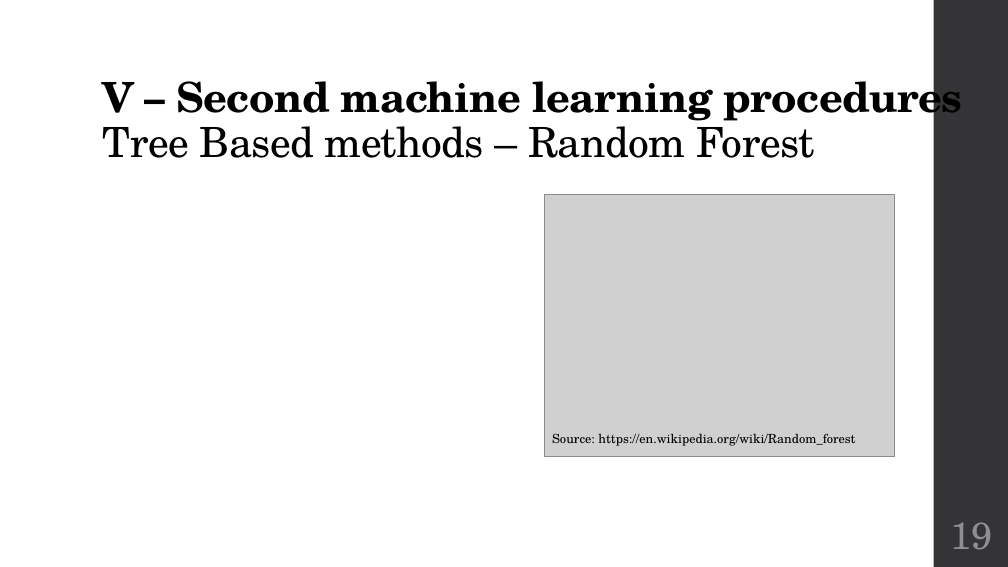
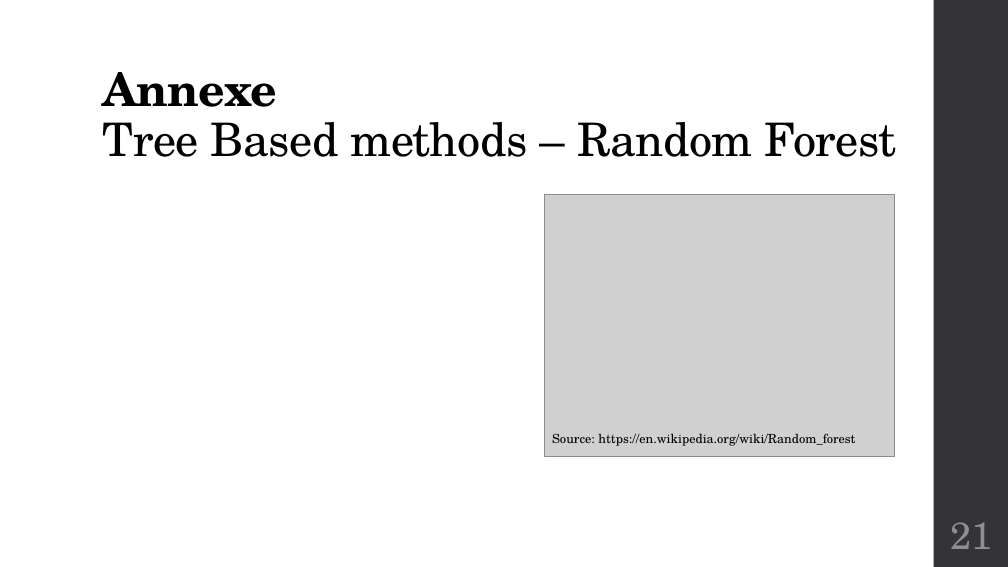
Before and after one commit to jveillon/Projet_Statapp, a slide deck: slide 21 of Soutenance/Soutenance - Présentation.pptx (slide 19 before the commit). Drawn at 1008x567 pixels with LibreOffice and Linux fonts; fonts in the diff are those of the drawing; grey boxes stand for pictures. Boxes give left, top, right and bottom in pixels: in the first picture for what was removed or moved away, otherwise in the second. Text is boxed around its words. In the diff, an @@ line names an element or a change of style, - is before the commit and + after.

```diff
--- a/Soutenance/Soutenance - Présentation.pptx
+++ b/Soutenance/Soutenance - Présentation.pptx
@@ title at bbox=[102, 72, 897, 157]: text changed; size 39.6 to 44 pt; bold off @@
-V – Second machine learning procedures
-Tree Based methods – Random Forest
+Annexe
+Tree Based methods – Random Forest
@@ page number at bbox=[950, 522, 992, 549]: text changed @@
-19
+21
```
Also in this commit, not shown: 15 other slides changed, 4 slides added, 5 slides removed, 5 other files.
